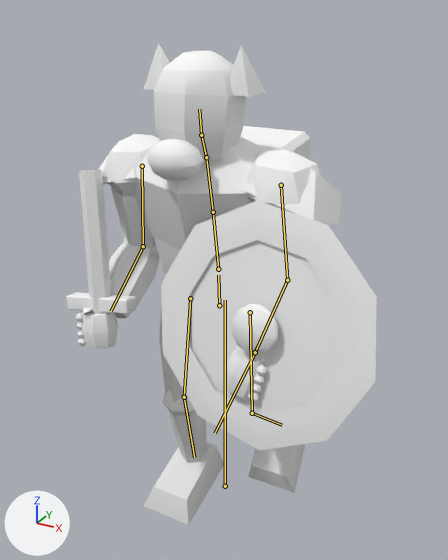
The glTF model client/public/assets/models/badger_mercenary.glb: old version first, new version second.
Rendered twice from a camera (50 mm lens) standing at (0.997, -1.824, 1.871) and looking at (0.004, -0.019, 0.968). The lights are fixed; the arrows at lower left show +X, +Y and +Z. The older version comes first. Both versions are drawn at frame 8 of the action 'walk'; the numbers are the values there. The bones that change, and the others that lie on the model, are drawn over the model as lines.

Objects in the first picture: 'badger_mercenary'.
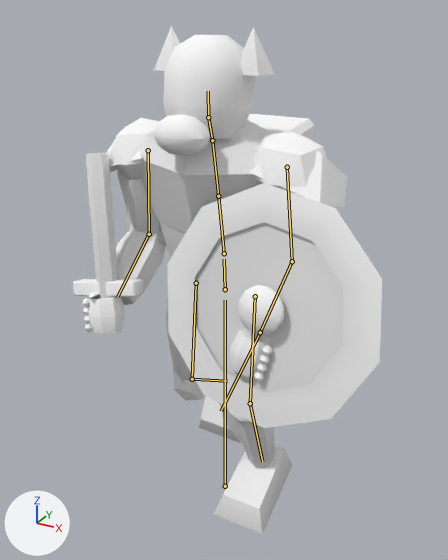
Location of each change, [x1, y1, x2, y2] in pixels of the pictures (448 x 560 px):
'badger_mercenary', posed: before [67, 43, 377, 525]; after [73, 26, 382, 534]
bone 'hips', root to tip: before (219, 305) to (218, 275); after (225, 289) to (224, 259)
bone 'spine', root to tip: before (218, 269) to (213, 212); after (224, 253) to (218, 196)
bone 'chest', root to tip: before (213, 212) to (206, 157); after (218, 196) to (212, 140)
bone 'head', root to tip: before (201, 135) to (199, 109); after (208, 117) to (208, 91)
bone 'upper_arm.L', root to tip: before (281, 185) to (287, 280); after (287, 167) to (292, 261)
bone 'upper_arm.R', root to tip: before (142, 166) to (143, 246); after (148, 150) to (149, 234)
bone 'thigh.L', root to tip: before (250, 312) to (252, 413); after (255, 296) to (250, 403)
bone 'shin.L', root to tip: before (252, 413) to (282, 425); after (250, 403) to (262, 461)
bone 'thigh.R', root to tip: before (190, 298) to (184, 397); after (196, 283) to (192, 379)
bone 'shin.R', root to tip: before (184, 397) to (194, 457); after (192, 379) to (227, 381)

The change in detail:
Bone 'hips' (bone_hips) moves from (0.0, 0.0, 0.044) to (0.0, 0.044, 0.0).
Bone 'spine' (bone_spine) turns from (6, 0, 0) to (7, 0, 0) degrees about its own x, y and z.
Bone 'chest' (bone_chest) turns from (0, 0, 0) to (-2, 0, 0) degrees about its own x, y and z.
Bone 'head' (bone_head) turns from (0, 0, 0) to (-6, 0, 0) degrees about its own x, y and z.
Bone 'upper_arm.L' (bone_upper_arm_l) turns from (-2, 0, 5) to (0, 0, 7) degrees about its own x, y and z.
Bone 'upper_arm.R' (bone_upper_arm_r) turns from (2, 0, -5) to (0, 0, -7) degrees about its own x, y and z.
Bone 'thigh.L' (bone_thigh_l) turns from (1, 0, 0) to (-6, 0, 0) degrees about its own x, y and z.
Bone 'shin.L' (bone_shin_l) turns from (45, 0, 0) to (20, 0, 0) degrees about its own x, y and z.
Bone 'thigh.R' (bone_thigh_r) turns from (-3, 0, 0) to (0, 0, 0) degrees about its own x, y and z.
Bone 'shin.R' (bone_shin_r) turns from (12, 0, 0) to (55, 0, 0) degrees about its own x, y and z.
